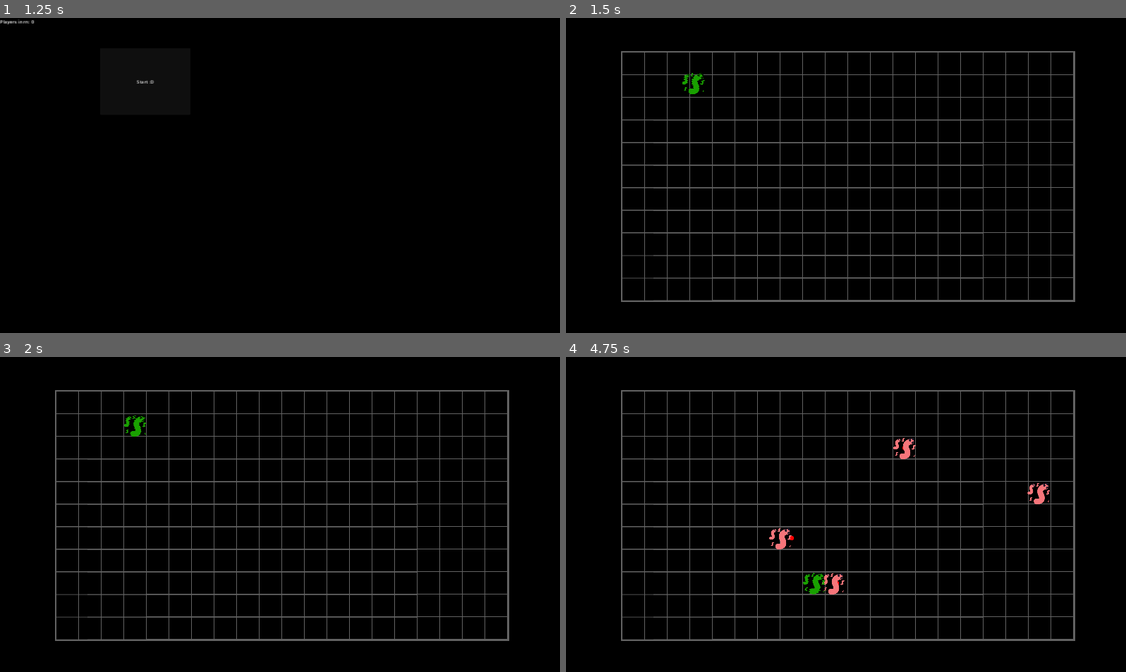
Above: before the commit, frames 1-4 (two rows, left to right).
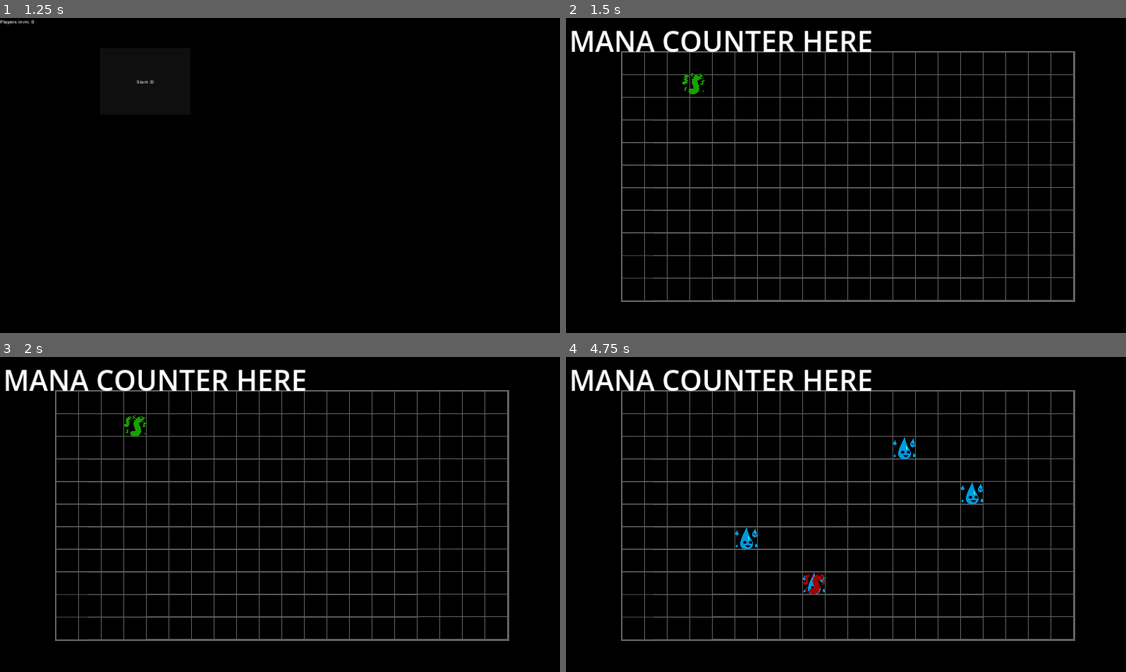
Above: after the commit, the same moments.

Repository: nemene21/CellGame
Game: Godot game, scene res://scenes/hostjoin.tscn
Same seed, same stepped clock (60 frames per second), same inputs: the game is played once before the commit and once after it.
Inputs (mouse positions are in pixels of both pictures, inside the frame that each line leads up to):
- Up to frame 1 (1.25 s): click "Host" at 0.5 s
- Up to frame 2 (1.5 s): click "Start :D" at 1.25 s
- Up to frame 3 (2 s): no input
- Up to frame 4 (4.75 s): tap Enter at 2 s; move the mouse to (974, 498) at 2.02 s; click (974, 498) at 2.1 s; move the mouse to (734, 530) at 2.77 s; click (734, 530) at 2.85 s; move the mouse to (902, 445) at 3.52 s; click (902, 445) at 3.6 s; move the mouse to (818, 577) at 4.27 s; click (818, 577) at 4.35 s

Frame 1 is identical in both runs. In frame 2, 1.7% of the frame differs, in the area x 0-55%, y 4-11%; in frame 3, 1.7%; in frame 4, 2.8%, in the area x 0-87%, y 4-76%.

Commit message:
Crude mana and 2 cell types

Diff:
--- /dev/null
+++ b/components/cell/mana_regen.gd
@@ -0,0 +1,20 @@
+extends Node
+
+@export var amount := 0
+@export var turnsNeeded := 0
+
+@onready var parent: Cell = get_parent()
+@onready var game: Game = parent.get_parent()
+@onready var turnsLeft := turnsNeeded
+
+func _ready() -> void:
+	parent.restTurn.connect(advance_regen)
+
+func regen() -> void:
+	game.add_mana(amount)
+
+func advance_regen() -> void:
+	turnsLeft -= 1
+	if turnsLeft == 0:
+		turnsLeft = turnsNeeded
+		regen()
--- /dev/null
+++ b/components/cell/mana_regen.tscn
@@ -0,0 +1,6 @@
+[gd_scene load_steps=2 format=3 uid="uid://biwvosi5vm4t3"]
+
+[ext_resource type="Script" path="res://components/cell/mana_regen.gd" id="1_i8ffa"]
+
+[node name="ManaRegen" type="Node"]
+script = ExtResource("1_i8ffa")
--- a/scenes/cells/base_cell.tscn
+++ b/scenes/cells/base_cell.tscn
@@ -1,12 +1,10 @@
-[gd_scene load_steps=13 format=3 uid="uid://cdyg52ea30beu"]
+[gd_scene load_steps=11 format=3 uid="uid://cdyg52ea30beu"]
 
 [ext_resource type="PackedScene" uid="uid://c2vjtvd6wqkba" path="res://components/cell/position.tscn" id="1_ucxcg"]
 [ext_resource type="Script" path="res://scenes/cells/base_cell.gd" id="1_xvmt0"]
-[ext_resource type="PackedScene" uid="uid://c7g8bn4ueurm4" path="res://components/cell/move.tscn" id="3_652t6"]
 [ext_resource type="Shader" path="res://scenes/cells/flash.gdshader" id="4_8mqrp"]
 [ext_resource type="Texture2D" uid="uid://20i53tg5sy0g" path="res://scenes/cells/worm_cell.svg" id="4_ccavw"]
 [ext_resource type="PackedScene" uid="uid://bln7gp7rfp6dj" path="res://components/cell/health.tscn" id="5_2jx2b"]
-[ext_resource type="PackedScene" uid="uid://chqcqsj1u2x0m" path="res://components/cell/attack.tscn" id="7_x5q10"]
 
 [sub_resource type="ShaderMaterial" id="ShaderMaterial_jkaie"]
 resource_local_to_scene = true
@@ -64,6 +62,34 @@
 "values": [0.0]
 }
 
+[sub_resource type="Animation" id="Animation_s1fn7"]
+resource_name = "hit"
+length = 0.4
+tracks/0/type = "value"
+tracks/0/imported = false
+tracks/0/enabled = true
+tracks/0/path = NodePath("Sprite2D:scale")
+tracks/0/interp = 1
+tracks/0/loop_wrap = true
+tracks/0/keys = {
+"times": PackedFloat32Array(0, 0.2, 0.4),
+"transitions": PackedFloat32Array(-2, -2, -2),
+"update": 0,
+"values": [Vector2(1, 1), Vector2(1.25, 0.75), Vector2(1, 1)]
+}
+tracks/1/type = "value"
+tracks/1/imported = false
+tracks/1/enabled = true
+tracks/1/path = NodePath("Sprite2D:material:shader_parameter/flash")
+tracks/1/interp = 0
+tracks/1/loop_wrap = true
+tracks/1/keys = {
+"times": PackedFloat32Array(0, 0.166667),
+"transitions": PackedFloat32Array(1, 1),
+"update": 1,
+"values": [1.0, 0.0]
+}
+
 [sub_resource type="Animation" id="Animation_c7lsn"]
 resource_name = "spawn"
 length = 0.3
@@ -92,34 +118,6 @@
 "values": [Vector2(1.2, 1e-05), Vector2(1, 1)]
 }
 
-[sub_resource type="Animation" id="Animation_s1fn7"]
-resource_name = "hit"
-length = 0.4
-tracks/0/type = "value"
-tracks/0/imported = false
-tracks/0/enabled = true
-tracks/0/path = NodePath("Sprite2D:scale")
-tracks/0/interp = 1
-tracks/0/loop_wrap = true
-tracks/0/keys = {
-"times": PackedFloat32Array(0, 0.2, 0.4),
-"transitions": PackedFloat32Array(-2, -2, -2),
-"update": 0,
-"values": [Vector2(1, 1), Vector2(1.25, 0.75), Vector2(1, 1)]
-}
-tracks/1/type = "value"
-tracks/1/imported = false
-tracks/1/enabled = true
-tracks/1/path = NodePath("Sprite2D:material:shader_parameter/flash")
-tracks/1/interp = 0
-tracks/1/loop_wrap = true
-tracks/1/keys = {
-"times": PackedFloat32Array(0, 0.166667),
-"transitions": PackedFloat32Array(1, 1),
-"update": 1,
-"values": [1.0, 0.0]
-}
-
 [sub_resource type="AnimationLibrary" id="AnimationLibrary_22884"]
 _data = {
 "RESET": SubResource("Animation_ycj80"),
@@ -134,9 +132,6 @@
 
 [node name="Position" parent="." instance=ExtResource("1_ucxcg")]
 
-[node name="Move" parent="." instance=ExtResource("3_652t6")]
-direction = Vector2i(1, 0)
-
 [node name="Sprite2D" type="Sprite2D" parent="."]
 material = SubResource("ShaderMaterial_jkaie")
 texture = ExtResource("4_ccavw")
@@ -150,7 +145,3 @@
 "": SubResource("AnimationLibrary_22884")
 }
 autoplay = "spawn"
-
-[node name="Attack" parent="." instance=ExtResource("7_x5q10")]
-damage = 10
-offset = Vector2i(1, 0)
--- /dev/null
+++ b/scenes/cells/mana_cell.svg
@@ -0,0 +1,186 @@
+<?xml version="1.0" encoding="UTF-8" standalone="no"?>
+<!-- Created with Inkscape (http://www.inkscape.org/) -->
+
+<svg
+   width="96"
+   height="96"
+   viewBox="0 0 25.399999 25.399999"
+   version="1.1"
+   id="svg1"
+   inkscape:version="1.3 (0e150ed6c4, 2023-07-21)"
+   sodipodi:docname="mana_cell.svg"
+   xmlns:inkscape="http://www.inkscape.org/namespaces/inkscape"
+   xmlns:sodipodi="http://sodipodi.sourceforge.net/DTD/sodipodi-0.dtd"
+   xmlns="http://www.w3.org/2000/svg"
+   xmlns:svg="http://www.w3.org/2000/svg">
+  <sodipodi:namedview
+     id="namedview1"
+     pagecolor="#ffffff"
+     bordercolor="#000000"
+     borderopacity="0.25"
+     inkscape:showpageshadow="2"
+     inkscape:pageopacity="0.0"
+     inkscape:pagecheckerboard="0"
+     inkscape:deskcolor="#d1d1d1"
+     inkscape:document-units="mm"
+     showgrid="true"
+     inkscape:zoom="3.41875"
+     inkscape:cx="38.610603"
+     inkscape:cy="44.899452"
+     inkscape:window-width="1920"
+     inkscape:window-height="1001"
+     inkscape:window-x="-9"
+     inkscape:window-y="-9"
+     inkscape:window-maximized="1"
+     inkscape:current-layer="layer1">
+    <inkscape:grid
+       id="grid1"
+       units="mm"
+       originx="-88.479759"
+       originy="-11.992685"
+       spacingx="0.99999998"
+       spacingy="1"
+       empcolor="#0099e5"
+       empopacity="0.30196078"
+       color="#0099e5"
+       opacity="0.14901961"
+       empspacing="5"
+       dotted="false"
+       gridanglex="30"
+       gridanglez="30"
+       visible="true" />
+  </sodipodi:namedview>
+  <defs
+     id="defs1" />
+  <g
+     inkscape:label="Sloj 1"
+     inkscape:groupmode="layer"
+     id="layer1"
+     transform="translate(-23.41027,-3.1730646)">
+    <g
+       id="g5"
+       transform="matrix(0.80949289,0,0,0.75215956,6.1894358,0.88506342)">
+      <ellipse
+         style="fill:#0099db;stroke:#ffffff;stroke-width:0;stroke-linecap:round;stroke-linejoin:round;stroke-dasharray:none;paint-order:fill markers stroke"
+         id="path1"
+         cx="37.000004"
+         cy="28.5"
+         rx="9"
+         ry="8.5" />
+      <path
+         style="fill:#0099db;stroke:#ffffff;stroke-width:0;stroke-linecap:round;stroke-linejoin:round;stroke-dasharray:none;paint-order:fill markers stroke"
+         d="m 28.000005,28.500001 c 0.575213,-8.30275 5.982908,-16.88364 8.999997,-25.3269359 4.619582,20.0142919 7.356803,16.6547879 9.000001,25.3269359"
+         id="path2"
+         sodipodi:nodetypes="ccc" />
+      <ellipse
+         style="fill:#181425;stroke:#ffffff;stroke-width:0;stroke-linecap:round;stroke-linejoin:round;stroke-dasharray:none;paint-order:fill markers stroke"
+         id="path3"
+         cx="34.5"
+         cy="26.356186"
+         rx="2.5000017"
+         ry="2.3561852" />
+      <ellipse
+         style="fill:#181425;stroke:#ffffff;stroke-width:0;stroke-linecap:round;stroke-linejoin:round;stroke-dasharray:none;paint-order:fill markers stroke"
+         id="path3-0"
+         cx="42.616543"
+         cy="26.356186"
+         rx="2.5000017"
+         ry="2.3561852" />
+      <path
+         style="fill:#181425;stroke:#ffffff;stroke-width:0;stroke-linecap:round;stroke-linejoin:round;stroke-dasharray:none;paint-order:fill markers stroke"
+         d="m 35.106793,30.19348 c 0.965772,4.33932 5.828063,5.129306 7.509749,0"
+         id="path4"
+         sodipodi:nodetypes="cc" />
+      <ellipse
+         style="fill:#2ce8f5;stroke:#ffffff;stroke-width:0;stroke-linecap:round;stroke-linejoin:round;stroke-dasharray:none;paint-order:fill markers stroke"
+         id="path5"
+         cx="33.986195"
+         cy="28.638254"
+         rx="1"
+         ry="3.23507"
+         transform="rotate(-13.595706)" />
+    </g>
+    <g
+       id="g5-7"
+       transform="matrix(0.3463193,0,0,0.33268074,30.016686,4.0645387)">
+      <ellipse
+         style="fill:#0099db;stroke:#ffffff;stroke-width:0;stroke-linecap:round;stroke-linejoin:round;stroke-dasharray:none;paint-order:fill markers stroke"
+         id="path1-3"
+         cx="44.4711"
+         cy="24.328852"
+         rx="9"
+         ry="8.5" />
+      <path
+         style="fill:#0099db;stroke:#ffffff;stroke-width:0;stroke-linecap:round;stroke-linejoin:round;stroke-dasharray:none;paint-order:fill markers stroke"
+         d="m 35.4711,24.328852 c 0.575213,-8.30275 7.51456,-13.481163 10.531649,-21.924459 4.619582,20.014292 5.825151,13.252311 7.468349,21.924459"
+         id="path2-7"
+         sodipodi:nodetypes="ccc" />
+      <ellipse
+         style="fill:#0099db;stroke:#ffffff;stroke-width:0;stroke-linecap:round;stroke-linejoin:round;stroke-dasharray:none;paint-order:fill markers stroke"
+         id="path1-3-1"
+         cx="-13.712024"
+         cy="20.944424"
+         rx="5.3640609"
+         ry="5.0802984" />
+      <path
+         style="fill:#0099db;stroke:#ffffff;stroke-width:0;stroke-linecap:round;stroke-linejoin:round;stroke-dasharray:none;paint-order:fill markers stroke"
+         d="m -19.076082,20.944425 c 0.342831,-4.962406 4.478728,-8.057451 6.276933,-13.1038574 2.753303,11.9621854 3.4718294,7.9206694 4.4511878,13.1038574"
+         id="path2-7-3"
+         sodipodi:nodetypes="ccc" />
+      <ellipse
+         style="fill:#0099db;stroke:#ffffff;stroke-width:0;stroke-linecap:round;stroke-linejoin:round;stroke-dasharray:none;paint-order:fill markers stroke"
+         id="path1-3-1-7"
+         cx="48.838818"
+         cy="62.482956"
+         rx="4.6322846"
+         ry="3.9947178" />
+      <path
+         style="fill:#0099db;stroke:#ffffff;stroke-width:0;stroke-linecap:round;stroke-linejoin:round;stroke-dasharray:none;paint-order:fill markers stroke"
+         d="m 44.206534,62.244744 c 0.296061,-3.902017 3.867731,-6.3357 5.42062,-10.303767 2.377693,9.406053 2.998195,6.228146 3.843948,10.303767"
+         id="path2-7-3-2"
+         sodipodi:nodetypes="ccc"
+         inkscape:label="path2-7-3-2" />
+      <ellipse
+         style="fill:#0099db;stroke:#ffffff;stroke-width:0;stroke-linecap:round;stroke-linejoin:round;stroke-dasharray:none;paint-order:fill markers stroke"
+         id="path1-3-1-77"
+         cx="-14.298151"
+         cy="63.647541"
+         rx="3.4848487"
+         ry="2.8786736" />
+      <path
+         style="fill:#0099db;stroke:#ffffff;stroke-width:0;stroke-linecap:round;stroke-linejoin:round;stroke-dasharray:none;paint-order:fill markers stroke"
+         d="m -17.782997,63.647543 c 0.222726,-2.811872 2.909679,-4.565632 4.077911,-7.425101 1.788729,6.778191 2.25553,4.488127 2.891786,7.425101"
+         id="path2-7-3-3"
+         sodipodi:nodetypes="ccc" />
+      <ellipse
+         style="fill:#181425;stroke:#ffffff;stroke-width:0;stroke-linecap:round;stroke-linejoin:round;stroke-dasharray:none;paint-order:fill markers stroke"
+         id="path3-6"
+         cx="41.971096"
+         cy="22.185038"
+         rx="2.5000017"
+         ry="2.3561852" />
+      <ellipse
+         style="fill:#181425;stroke:#ffffff;stroke-width:0;stroke-linecap:round;stroke-linejoin:round;stroke-dasharray:none;paint-order:fill markers stroke"
+         id="path3-0-3"
+         cx="50.087639"
+         cy="22.185038"
+         rx="2.5000017"
+         ry="2.3561852" />
+      <ellipse
+         style="fill:#2ce8f5;stroke:#ffffff;stroke-width:0;stroke-linecap:round;stroke-linejoin:round;stroke-dasharray:none;paint-order:fill markers stroke"
+         id="path5-9"
+         cx="42.228447"
+         cy="26.340212"
+         rx="1"
+         ry="3.23507"
+         transform="rotate(-13.595706)" />
+    </g>
+    <ellipse
+       style="fill:#181425;stroke:#ffffff;stroke-width:0;stroke-linecap:round;stroke-linejoin:round;stroke-dasharray:none;paint-order:fill markers stroke"
+       id="path6"
+       cx="46.375748"
+       cy="13.318598"
+       rx="0.54175991"
+       ry="0.45619985" />
+  </g>
+</svg>
--- /dev/null
+++ b/scenes/cells/mana_cell.tscn
@@ -0,0 +1,21 @@
+[gd_scene load_steps=6 format=3 uid="uid://cvwyu4rfasvv8"]
+
+[ext_resource type="PackedScene" uid="uid://cdyg52ea30beu" path="res://scenes/cells/base_cell.tscn" id="1_nb7bj"]
+[ext_resource type="Shader" path="res://scenes/cells/flash.gdshader" id="2_3cmis"]
+[ext_resource type="PackedScene" uid="uid://biwvosi5vm4t3" path="res://components/cell/mana_regen.tscn" id="3_2sr4x"]
+[ext_resource type="Texture2D" uid="uid://hw8yysxqr13" path="res://scenes/cells/mana_cell.svg" id="3_cbwaf"]
+
+[sub_resource type="ShaderMaterial" id="ShaderMaterial_2tmys"]
+resource_local_to_scene = true
+shader = ExtResource("2_3cmis")
+shader_parameter/flash = 0.0
+
+[node name="ManaCell" instance=ExtResource("1_nb7bj")]
+
+[node name="Sprite2D" parent="." index="1"]
+material = SubResource("ShaderMaterial_2tmys")
+texture = ExtResource("3_cbwaf")
+
+[node name="ManaRegen" parent="." index="4" instance=ExtResource("3_2sr4x")]
+amount = 3
+turnsNeeded = 5
--- /dev/null
+++ b/scenes/cells/worm_cell.tscn
@@ -0,0 +1,23 @@
+[gd_scene load_steps=6 format=3 uid="uid://cbhpywe83eix4"]
+
+[ext_resource type="PackedScene" uid="uid://cdyg52ea30beu" path="res://scenes/cells/base_cell.tscn" id="1_uutm2"]
+[ext_resource type="Shader" path="res://scenes/cells/flash.gdshader" id="2_u60bg"]
+[ext_resource type="PackedScene" uid="uid://c7g8bn4ueurm4" path="res://components/cell/move.tscn" id="3_o0ut3"]
+[ext_resource type="PackedScene" uid="uid://chqcqsj1u2x0m" path="res://components/cell/attack.tscn" id="4_xmtst"]
+
+[sub_resource type="ShaderMaterial" id="ShaderMaterial_v4xdk"]
+resource_local_to_scene = true
+shader = ExtResource("2_u60bg")
+shader_parameter/flash = 0.0
+
+[node name="WormCell" instance=ExtResource("1_uutm2")]
+
+[node name="Sprite2D" parent="." index="1"]
+material = SubResource("ShaderMaterial_v4xdk")
+
+[node name="Move" parent="." index="4" instance=ExtResource("3_o0ut3")]
+direction = Vector2i(1, 0)
+
+[node name="Attack" parent="." index="5" instance=ExtResource("4_xmtst")]
+damage = 10
+offset = Vector2i(1, 0)
--- a/scenes/game.gd
+++ b/scenes/game.gd
@@ -1,12 +1,20 @@
 extends Node2D
 class_name Game
+
+var playerMana := 35
+func update_mana_ui() -> void:
+	$UI/Mana.text = str(playerMana) + "/100"
+
+func add_mana(mana: int) -> void:
+	playerMana += mana
+	update_mana_ui()
 
 var turnWait := .0
 func wait(time: float) -> void:
 	turnWait += time
 
 var placeable_cells: Dictionary = {
-	"testCell": load("res://scenes/cells/base_cell.tscn")
+	"testCell": load("res://scenes/cells/mana_cell.tscn")
 }
 
 func _ready() -> void:
@@ -49,21 +57,26 @@
 		$TurnTimer.start()
 		return
 
-
+	var speedup := 1.0
 	for cell: Cell in cells_arr:
 		cell.moveTurn.emit()
-		if turnWait > 0: await(get_tree().create_timer(turnWait).timeout)
+		if turnWait > 0: await(get_tree().create_timer(turnWait/speedup).timeout)
 		turnWait = 0
+		speedup += 0.05
 
+	speedup = 1.0
 	for cell: Cell in cells_arr:
 		cell.restTurn.emit()
-		if turnWait > 0: await(get_tree().create_timer(turnWait).timeout)
+		if turnWait > 0: await(get_tree().create_timer(turnWait/speedup).timeout)
 		turnWait = 0
+		speedup += 0.05
 
+	speedup = 1.0
 	for cell: Cell in cells_arr:
 		cell.deathTurn.emit()
-		if turnWait > 0: await(get_tree().create_timer(turnWait).timeout)
+		if turnWait > 0: await(get_tree().create_timer(turnWait/speedup).timeout)
 		turnWait = 0
+		speedup += 0.05
 
 	$TurnTimer.start()
 
--- a/scenes/game.tscn
+++ b/scenes/game.tscn
@@ -32,4 +32,14 @@
 
 [node name="Placer" parent="." instance=ExtResource("4_0bxwu")]
 
+[node name="UI" type="CanvasLayer" parent="."]
+
+[node name="Mana" type="Label" parent="UI"]
+offset_left = 11.0
+offset_top = 12.0
+offset_right = 1044.0
+offset_bottom = 144.0
+theme_override_font_sizes/font_size = 96
+text = "MANA COUNTER HERE"
+
 [connection signal="timeout" from="TurnTimer" to="." method="_on_turn_timer_timeout"]
--- a/singletons/lobby.gd
+++ b/singletons/lobby.gd
@@ -48,6 +48,7 @@
 	multiplayer.multiplayer_peer = peer
 	players[1] = playerData
 	playerConnected.emit(1, playerData)
+	print("Managed to host")
 
 func join(addr=""):
 	if addr.is_empty():
@@ -63,6 +64,7 @@
 		return err
 
 	multiplayer.multiplayer_peer = peer
+	print("Managed to join")
 
 @rpc("any_peer", "reliable", "call_local")
 func register_player(info: PlayerInfo) -> void:
Not shown, added: scenes/cells/mana_cell.svg.import
